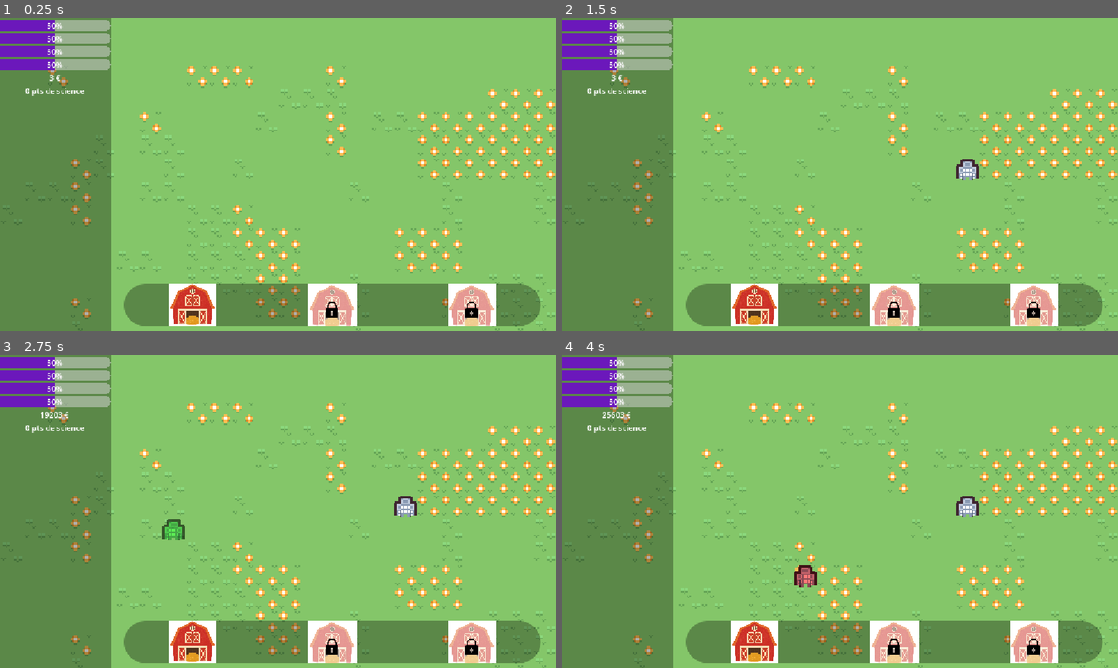
Above: before the commit, frames 1-4 (two rows, left to right).
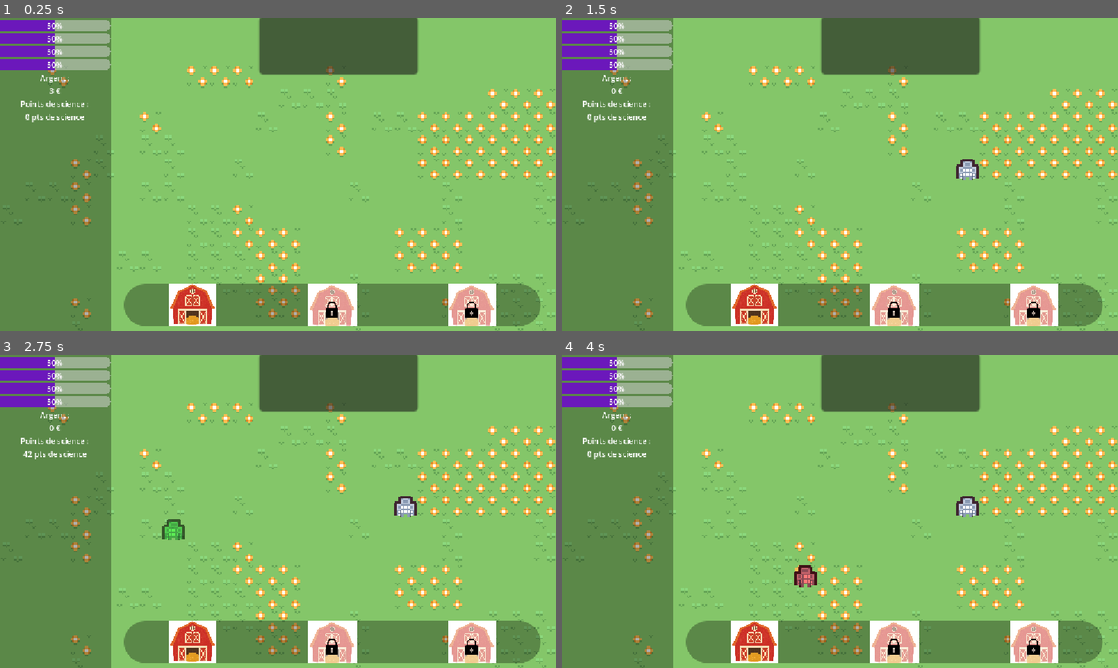
Above: after the commit, the same moments.

Repository: EthanAymeric/UniverCity
Game: Godot game, scene res://Scenes/scene1.tscn
Two runs of this game, one before a commit and one after it. Both use one fixed random seed, a clock stepped at 60 frames per second and the inputs below.
Inputs (mouse positions are in pixels of both pictures, inside the frame that each line leads up to):
- Up to frame 1 (0.25 s): no input
- Up to frame 2 (1.5 s): click (756, 305) at 0.5 s; tap Enter at 1.25 s; move the mouse to (962, 158) at 1.27 s; hold D from 1.28 s (still down); hold Z from 1.28 s (still down); click (962, 158) at 1.42 s
- Up to frame 3 (2.75 s): tap Space at 1.52, 1.55, 1.82, 2, 2.1, 2.27, 2.57 s; move the mouse to (166, 527) at 2.02 s; release D at 2.03 s; release Z at 2.03 s; hold S from 2.03 s (still down); tap Z at 2.3 s
- Up to frame 4 (4 s): tap Enter at 2.75 s; move the mouse to (895, 442) at 2.77 s; release S at 2.78 s; hold Z 2.78-3.53 s; hold D from 2.78 s (still down); tap Space at 3.05, 3.77 s; move the mouse to (812, 574) at 3.52 s; tap Shift at 3.6 s; click (812, 574) at 3.67 s; tap Z at 3.8 s

The runs differ from the first frame. In frame 1, 5.6% of the frame differs, in the area x 3-76%, y 0-34%; in frame 2, 5.6%; in frame 3, 5.6%; in frame 4, 5.6%.

Commit message:
feat : ajout de méthodes pour perdre de l'argent et des points de science + panel pour le futur timer

Diff:
--- a/un-jeu/Scenes/scene1.tscn
+++ b/un-jeu/Scenes/scene1.tscn
@@ -710,14 +710,27 @@
 theme_override_styles/fill = SubResource("StyleBoxFlat_wu2rp")
 value = 50.0
 
-[node name="Argent" type="Label" parent="CanvasLayer/PanneauGauche/VBoxContainer" unique_id=263076682]
+[node name="Ressources" type="VBoxContainer" parent="CanvasLayer/PanneauGauche/VBoxContainer" unique_id=1114024703]
+layout_mode = 2
+
+[node name="DescArgent" type="Label" parent="CanvasLayer/PanneauGauche/VBoxContainer/Ressources" unique_id=1276439392]
+layout_mode = 2
+text = "Argent :"
+horizontal_alignment = 1
+
+[node name="Argent" type="Label" parent="CanvasLayer/PanneauGauche/VBoxContainer/Ressources" unique_id=263076682]
 layout_mode = 2
 text = "1 000 000 €"
 label_settings = SubResource("LabelSettings_1mf5u")
 horizontal_alignment = 1
 vertical_alignment = 1
 
-[node name="Science" type="Label" parent="CanvasLayer/PanneauGauche/VBoxContainer" unique_id=896183271]
+[node name="DescScience" type="Label" parent="CanvasLayer/PanneauGauche/VBoxContainer/Ressources" unique_id=423598108]
+layout_mode = 2
+text = "Points de science :"
+horizontal_alignment = 1
+
+[node name="Science" type="Label" parent="CanvasLayer/PanneauGauche/VBoxContainer/Ressources" unique_id=896183271]
 layout_mode = 2
 text = "test"
 horizontal_alignment = 1
@@ -760,3 +773,9 @@
 texture_disabled = ExtResource("4_2ni1t")
 ignore_texture_size = true
 stretch_mode = 5
+
+[node name="PanneauTimer" type="PanelContainer" parent="." unique_id=14508089]
+offset_left = 179.33334
+offset_top = -0.6666667
+offset_right = 289.0
+offset_bottom = 39.333332
--- a/un-jeu/Scripts/game_manager.gd
+++ b/un-jeu/Scripts/game_manager.gd
@@ -6,8 +6,8 @@
 @onready var preview_sprite: Sprite2D = $PreviewSprite
 @onready var batiment_1_btn: TextureButton = $CanvasLayer/BarreBatiment/HBoxContainer/Batiment1
 
-@onready var money: Label = $CanvasLayer/PanneauGauche/VBoxContainer/Argent
-@onready var science: Label = $CanvasLayer/PanneauGauche/VBoxContainer/Science
+@onready var money: Label = $CanvasLayer/PanneauGauche/VBoxContainer/Ressources/Argent
+@onready var science: Label = $CanvasLayer/PanneauGauche/VBoxContainer/Ressources/Science
 
 ## Scène de bâtiment par défaut
 @export var farm_scene: PackedScene = preload("res://Scenes/Building.tscn")
@@ -42,8 +42,10 @@
 
 func _process(_delta: float) -> void:
 	# TESTS
-	space_add_money()
-	a_add_science()
+	a_add_money()
+	z_lose_money()
+	s_add_science()
+	d_lose_science()
 
 	if not is_placing:
 		return
@@ -162,11 +164,17 @@
 func show_money():
 	money.text = str(score_money) + " €"
 
-
 # Ajout d'une somme 'score' choisi par le jeu d'argent
 func add_money(score):
 	score_money += score
 
+func lose_money(score):
+	# Empêcher d'entrer en dette (pour l'instant)
+	if score_money <= 0:
+		score_money = 0
+	else:
+		score_money -= score
+
 ### Gestion/Affichage des points de science gagnés
 func show_science():
 	science.text = str(score_science) + " pts de science"
@@ -174,15 +182,32 @@
 func add_science(score):
 	score_science += score
 
+func lose_science(score):
+	# Empêcher d'entrer en dette (pour l'instant)
+	if score_science <= 0:
+		score_science = 0
+	else:
+		score_science -= score
+
 ## DEBUG TOOLS
 # Augmente l'argent gagné de 1 en appuyant sur la touche espace et l'affiche
 # TESTS
-func space_add_money():
-	if Input.is_key_pressed(KEY_SPACE):
-		add_money(800)
+func a_add_money():
+	if Input.is_key_pressed(KEY_A):
+		add_money(200)
 		show_money()
 
-func a_add_science():
-	if Input.is_key_pressed(KEY_A):
+func z_lose_money():
+	if Input.is_key_pressed(KEY_Z):
+		lose_money(200)
+		show_money()
+
+func s_add_science():
+	if Input.is_key_pressed(KEY_S):
 		add_science(1)
 		show_science()
+
+func d_lose_science():
+	if Input.is_key_pressed(KEY_D):
+		lose_science(1)
+		show_science()
